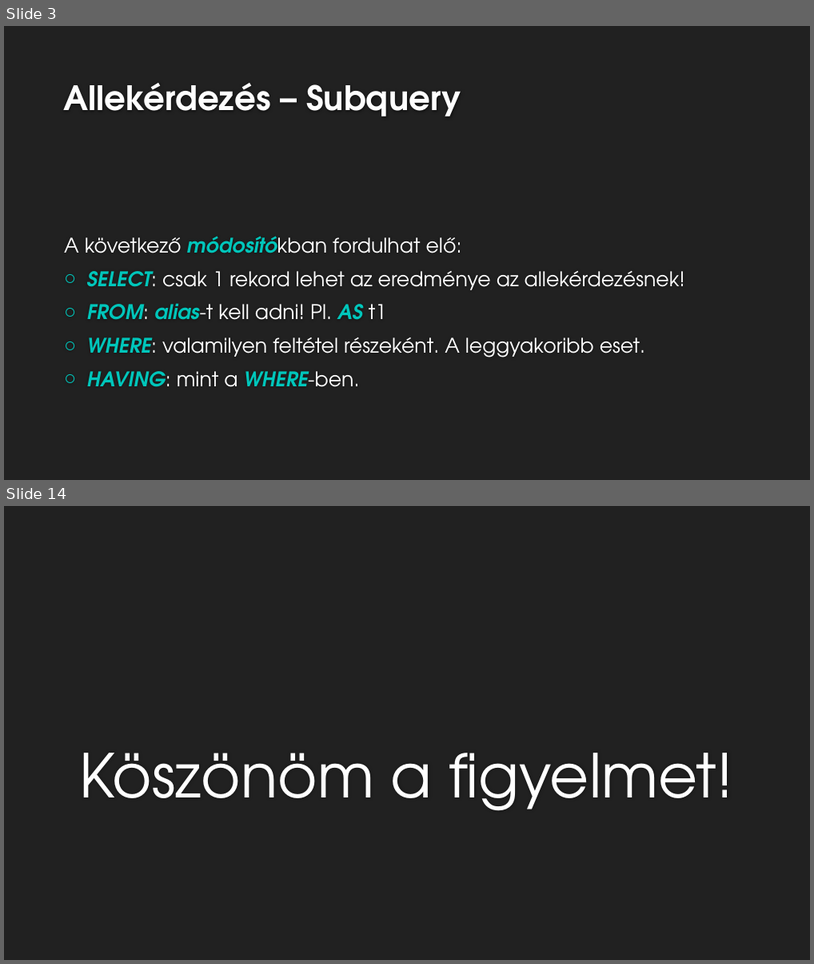
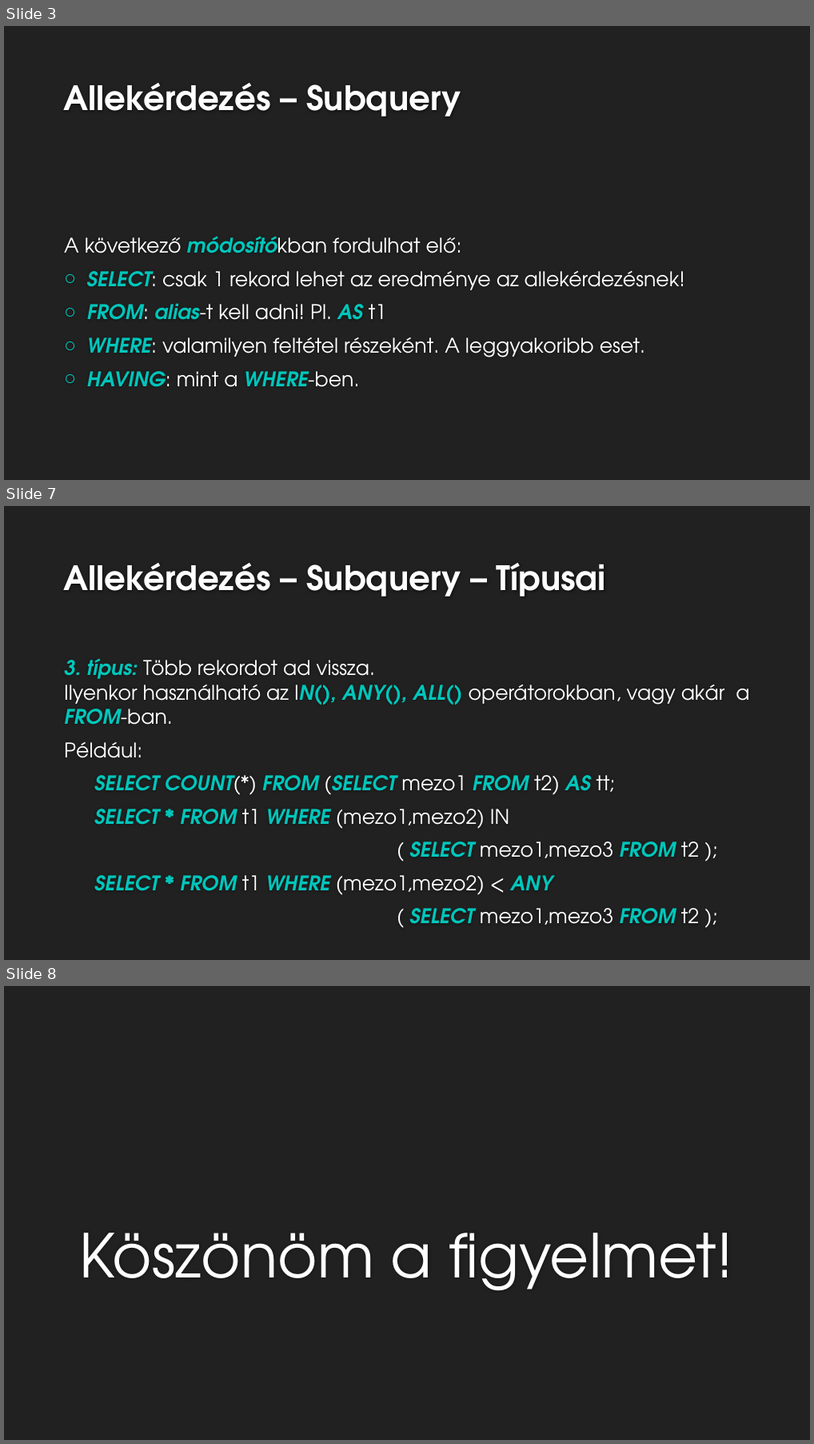
Before and after one commit to pepaSuli/sqltananyag, a slide deck: 19.lecke/AdatbázisTervezés19.pptx. Shown one above the other, each under a label of ours: slides 3 and 14 before the commit, slides 3, 7 and 8 after it; the slides between them are not shown. The pictures are 814x964 and 814x1444 pixels, drawn with LibreOffice and Linux fonts; fonts in the diff are those of the drawing; background and template pictures are left out. Boxes give left, top, right and bottom in pixels: in the first picture for what was removed or moved away, otherwise in the second. Text is boxed around its words. In the diff, an @@ line names an element or a change of style, - is before the commit and + after.

Commit message:
19. Belső select

```diff
--- a/19.lecke/AdatbázisTervezés19.pptx
+++ b/19.lecke/AdatbázisTervezés19.pptx
@@ slide 7 added at [4,506,810,960], background #212121 @@
@@ title added at [64,563,606,596], 40 pt, text #FEFEFE, bold @@
+Allekérdezés – Subquery – Típusai
@@ text added at [64,658,750,924], 24 pt, text #FFFFFF @@
+3. típus: Több rekordot ad vissza.
+Ilyenkor használható az IN(), ANY(), ALL() operátorokban, vagy akár a FROM-ban.
+Például:
+SELECT COUNT(*) FROM (SELECT mezo1 FROM t2) AS tt;
+SELECT * FROM t1 WHERE (mezo1,mezo2) IN
+( SELECT mezo1,mezo3 FROM t2 );
+SELECT * FROM t1 WHERE (mezo1,mezo2) < ANY
+( SELECT mezo1,mezo3 FROM t2 );
@@ what was slide 14 is now slide 8 @@
```
Also in this commit, not shown: 1 slide changed, 2 other slides added, 9 slides removed.
